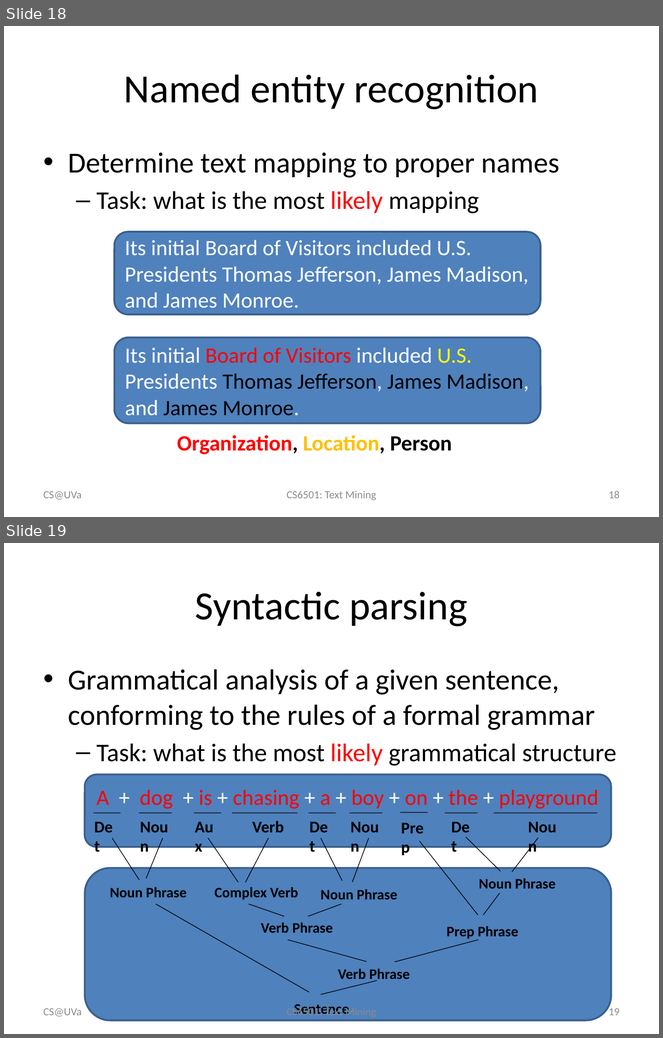
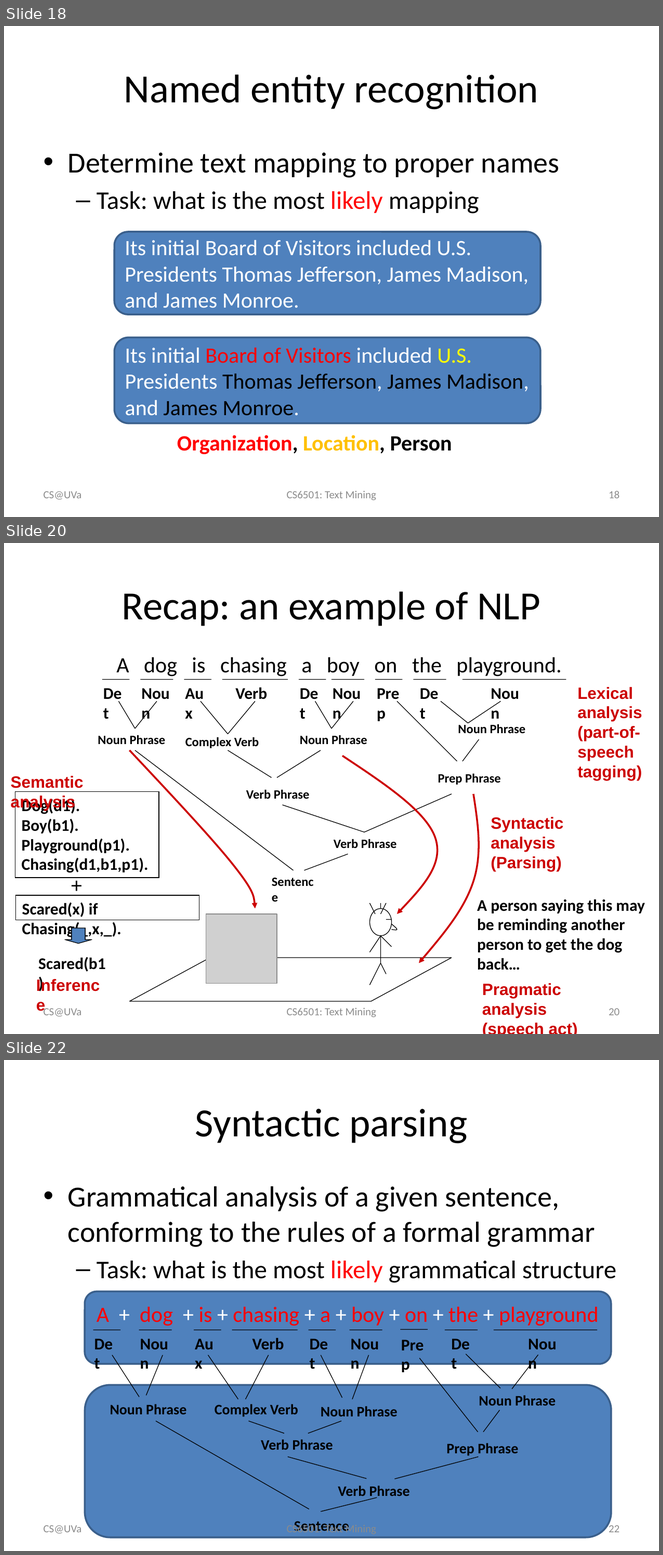
Before and after one commit to wang296/CS6501-Text-Mining, a slide deck: docs/IntroductionToNLP.pptx. Shown one above the other, each under a label of ours: slides 18 and 19 before the commit, slides 18, 20 and 22 after it; the slides between them are not shown. The pictures are 663x1038 and 663x1555 pixels, drawn with LibreOffice and Linux fonts; fonts in the diff are those of the drawing; grey boxes stand for pictures. Boxes give left, top, right and bottom in pixels: in the first picture for what was removed or moved away, otherwise in the second. Text is boxed around its words. In the diff, an @@ line names an element or a change of style, - is before the commit and + after.

```diff
--- a/docs/IntroductionToNLP.pptx
+++ b/docs/IntroductionToNLP.pptx
@@ slide 20 added at box(4, 543, 659, 1034), background #FFFFFF @@
@@ title added at box(122, 591, 541, 626), 44 pt, text #000000 @@
+Recap: an example of NLP
@@ text added at box(116, 657, 561, 677), 24 pt, text #000000 @@
+A dog is chasing a boy on the playground.
@@ group added at box(97, 679, 566, 704): 9 lines, 9 texts @@
+Det
+Noun
+Aux
+Verb
+Det
+Noun
+Prep
+Det
+Noun
@@ text added at box(578, 687, 642, 781), 18 pt, text #CC0000, bold @@
+Lexical
+analysis
+(part-of-speech
+tagging)
@@ group added at box(130, 750, 482, 1002): 9 lines, 4 freeform shapes, 1 parallelogram, 1 picture, 1 ellipse @@
@@ text added at box(11, 776, 84, 811), 18 pt, text #CC0000, bold @@
+Semantic analysis
@@ rectangle added at box(15, 792, 159, 878), outline #000000 0.75 pt, 18 pt, text #000000, bold @@
+Dog(d1).
+Boy(b1).
+Playground(p1).
+Chasing(d1,b1,p1).
@@ text added at box(491, 817, 564, 872), 18 pt, text #CC0000, bold @@
+Syntactic analysis
+(Parsing)
@@ group added at box(98, 702, 526, 892): 16 lines, 8 texts @@
+Noun Phrase
+Complex Verb
+Noun Phrase
+Noun Phrase
+Prep Phrase
+Verb Phrase
+Verb Phrase
+Sentence
@@ text added at box(477, 900, 645, 970), 18 pt, text #000000, bold @@
+A person saying this may
+be reminding another person to get the dog back…
@@ group added at box(16, 868, 199, 996): 3 texts, 1 rectangle, 1 down arrow @@
+Scared(x) if Chasing(_,x,_).
++
+Scared(b1)
+Inference
@@ text added at box(482, 983, 561, 1018), 18 pt, text #CC0000, bold @@
+Pragmatic analysis
+(speech act)
@@ text added at box(44, 1006, 82, 1017), 12 pt, text #8C8C8C @@
+CS@UVa
@@ text added at box(287, 1008, 376, 1018), 12 pt, text #8C8C8C @@
+CS6501: Text Mining
@@ page number added at box(609, 1008, 620, 1016), 12 pt, text #8C8C8C @@
+20
@@ what was slide 19 is now slide 22 @@
@@ page number at box(609, 1523, 620, 1533): text changed @@
-19
+22
```
Also in this commit, not shown: 2 slides changed, 1 other slide added, 3 other files.
